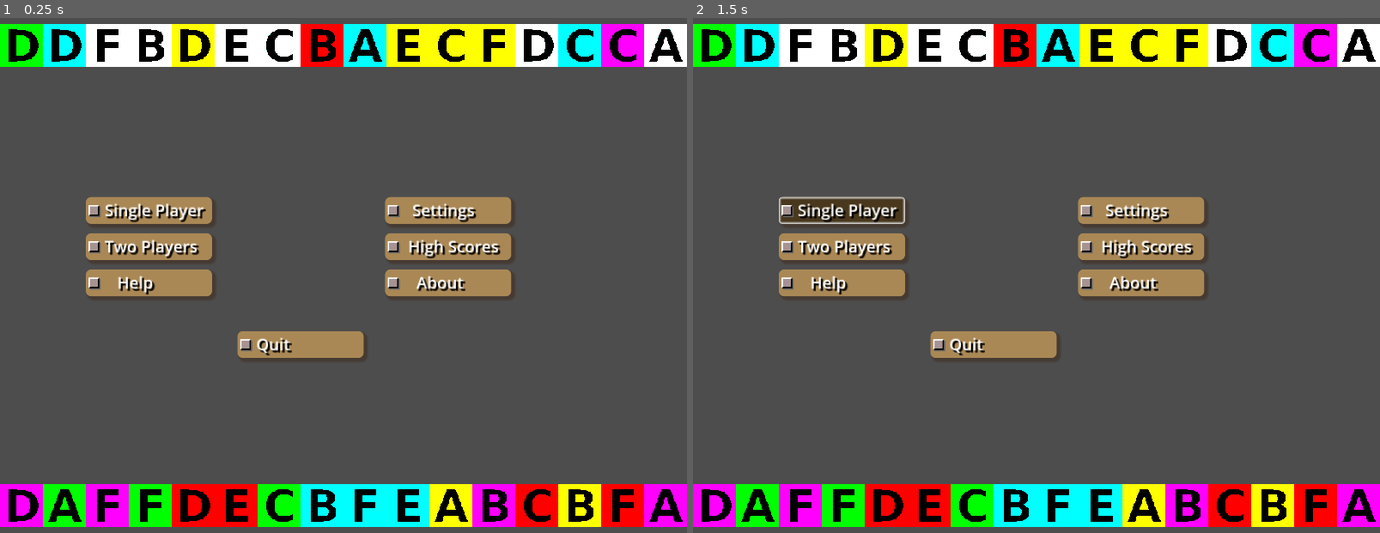
Above: before the commit, frames 1-2 (left to right).
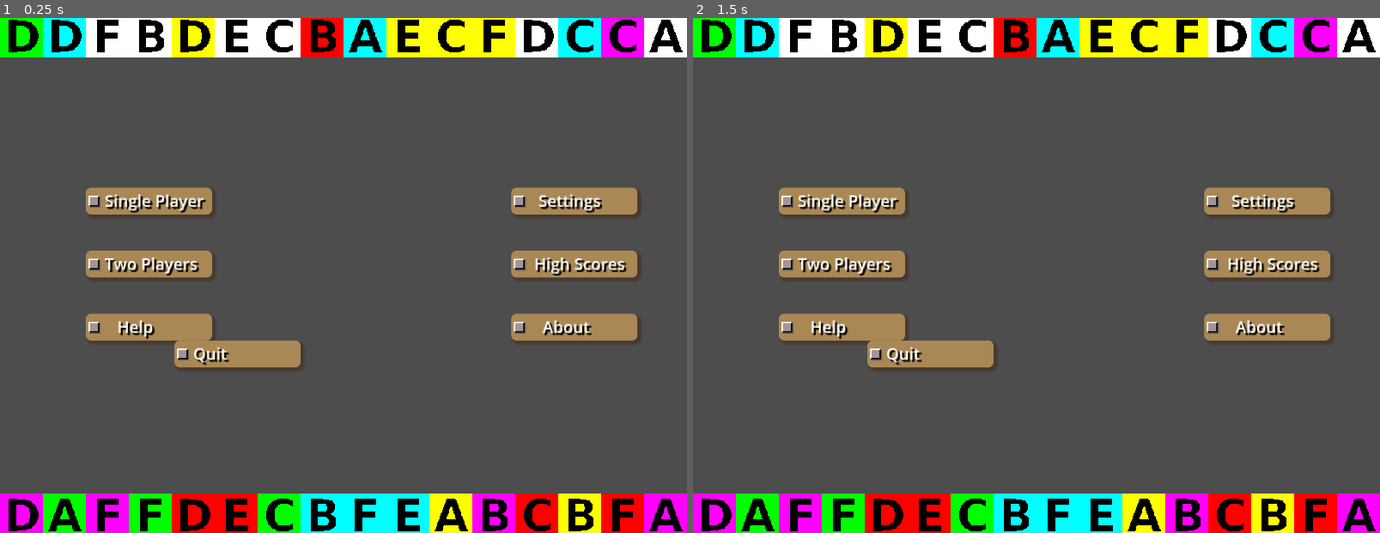
Above: after the commit, the same moments.

Repository: Infini-Creation/Ishid-O-Matic_Reborn
Game: Godot game, scene res://Scenes/main_menu.tscn
The game is run twice, just before and just after one commit, with the same random seed, the same clock (stepped at 60 frames per second) and the same inputs. This scene is started directly instead of the project's main scene.
Inputs (mouse positions are in pixels of both pictures, inside the frame that each line leads up to; where the layout moved, square brackets give the same spot in the first picture):
- Up to frame 1 (0.25 s): no input
- Up to frame 2 (1.5 s): click (844, 203) [775, 198] at 0.5 s; click (844, 203) [775, 198] at 1.25 s

The runs differ from the first frame. In frame 1, 22% of the frame differs, in the area x 0-100%, y 0-100%; in frame 2, 22%.

Commit message:
Add min size for main menu buttons

Diff:
--- a/project/Scenes/Main Menu/About.tscn
+++ b/project/Scenes/Main Menu/About.tscn
@@ -7,6 +7,7 @@
 subpixel_positioning = 0
 
 [node name="AboutItem" type="Control"]
+custom_minimum_size = Vector2(188, 40)
 layout_mode = 3
 anchors_preset = 0
 script = ExtResource("1_q4eeu")
--- a/project/Scenes/Main Menu/Help.tscn
+++ b/project/Scenes/Main Menu/Help.tscn
@@ -7,6 +7,7 @@
 subpixel_positioning = 0
 
 [node name="HelpItem" type="Control"]
+custom_minimum_size = Vector2(188, 40)
 layout_mode = 3
 anchors_preset = 0
 script = ExtResource("1_6qx58")
--- a/project/Scenes/Main Menu/High_Scores.tscn
+++ b/project/Scenes/Main Menu/High_Scores.tscn
@@ -7,6 +7,7 @@
 subpixel_positioning = 0
 
 [node name="HighScoresItem" type="Control"]
+custom_minimum_size = Vector2(188, 40)
 layout_mode = 3
 anchors_preset = 0
 script = ExtResource("1_14leq")
--- a/project/Scenes/Main Menu/OnePlayerItem.tscn
+++ b/project/Scenes/Main Menu/OnePlayerItem.tscn
@@ -7,8 +7,11 @@
 subpixel_positioning = 0
 
 [node name="OnePlayerItem" type="Control"]
+custom_minimum_size = Vector2(188, 40)
 layout_mode = 3
 anchors_preset = 0
+offset_right = 188.0
+offset_bottom = 40.0
 script = ExtResource("1_e8a1a")
 
 [node name="Button" type="Button" parent="."]
--- a/project/Scenes/Main Menu/Quit.tscn
+++ b/project/Scenes/Main Menu/Quit.tscn
@@ -7,6 +7,7 @@
 subpixel_positioning = 0
 
 [node name="QuitItem" type="Control"]
+custom_minimum_size = Vector2(188, 40)
 layout_mode = 3
 anchors_preset = 0
 script = ExtResource("1_enb0c")
--- a/project/Scenes/Main Menu/Settings.tscn
+++ b/project/Scenes/Main Menu/Settings.tscn
@@ -7,6 +7,7 @@
 subpixel_positioning = 0
 
 [node name="SettingsItem" type="Control"]
+custom_minimum_size = Vector2(188, 40)
 layout_mode = 3
 anchors_preset = 0
 script = ExtResource("1_5flb5")
--- a/project/Scenes/Main Menu/Tournament.tscn
+++ b/project/Scenes/Main Menu/Tournament.tscn
@@ -6,6 +6,7 @@
 subpixel_positioning = 0
 
 [node name="TournamentItem" type="Control"]
+custom_minimum_size = Vector2(188, 40)
 layout_mode = 3
 anchors_preset = 0
 
--- a/project/Scenes/Main Menu/TwoPlayersItem.tscn
+++ b/project/Scenes/Main Menu/TwoPlayersItem.tscn
@@ -7,6 +7,7 @@
 subpixel_positioning = 0
 
 [node name="TwoPlayersItem" type="Control"]
+custom_minimum_size = Vector2(188, 40)
 layout_mode = 3
 anchors_preset = 0
 script = ExtResource("1_i63h4")
